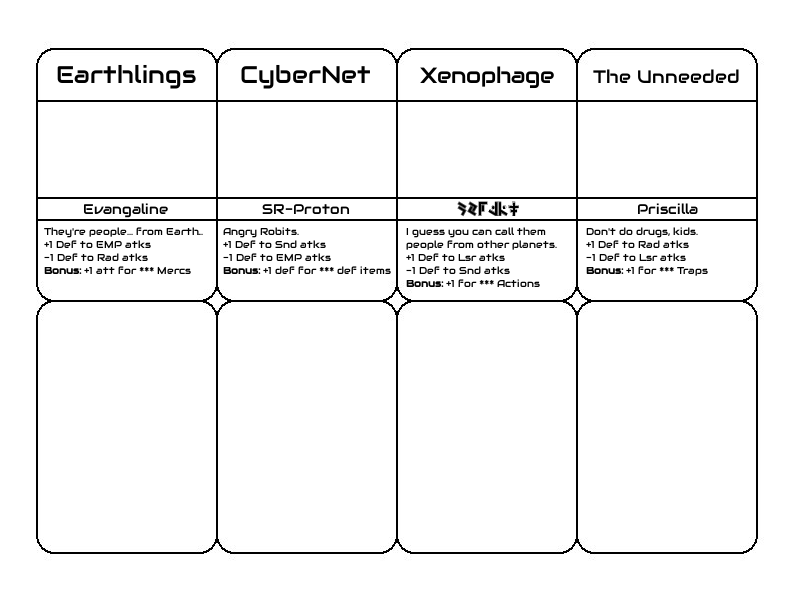
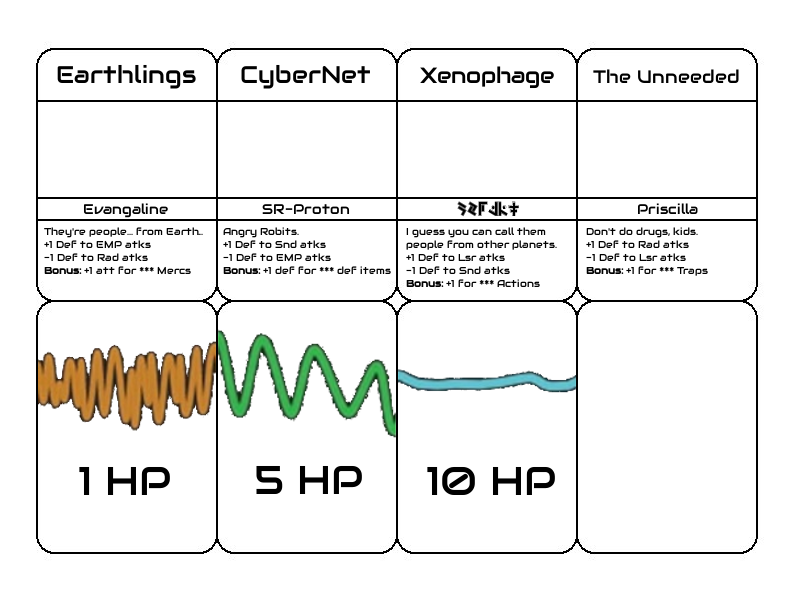
Comparing the layer stacks of the two w=792, h=612 images. Changes:
added layer "Pasted Layer" above "I guess you can call them ..." over <box>398,369,576,393</box>
added layer "10 HP" above "5 HP" over <box>427,466,555,495</box>
added layer "5 HP" above "1 HP" over <box>256,465,362,494</box>
added layer "1 HP" above "Background" over <box>79,466,170,495</box>
painted on "Background" over <box>38,329,396,438</box>
